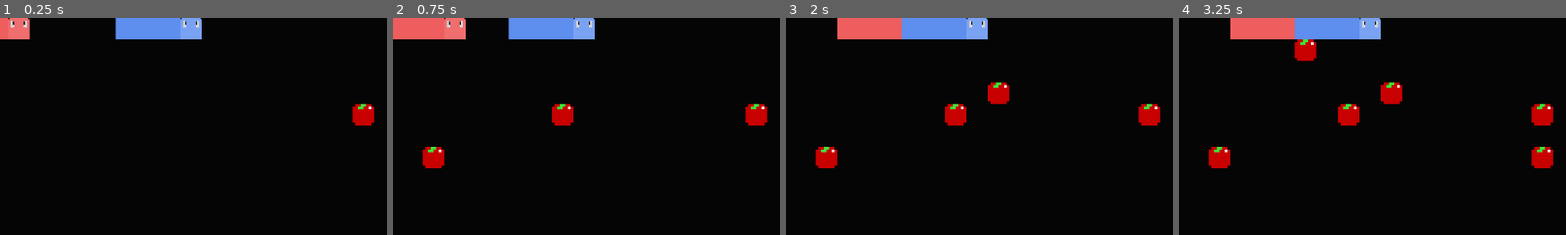
Above: before the commit, frames 1-4 (left to right).
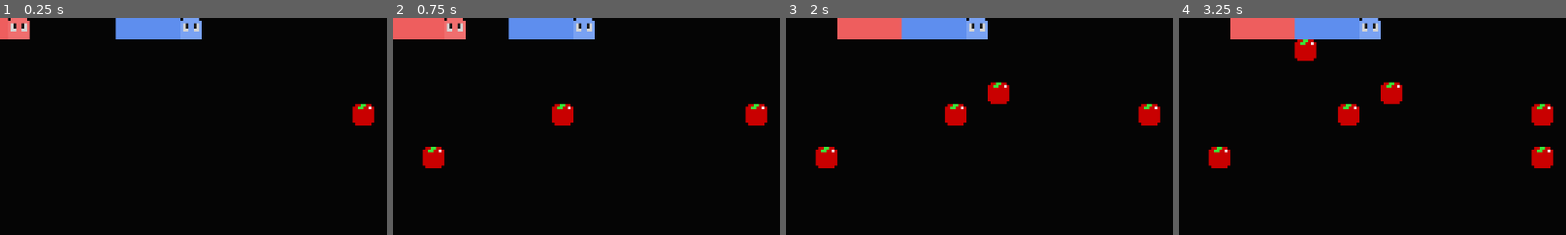
Above: after the commit, the same moments.

Repository: arrowira/MiniJam196Snake
Game: Godot game, scene res://scenes/main.tscn
The game is run twice, just before and just after one commit, with the same random seed, the same clock (stepped at 60 frames per second) and the same inputs.
Inputs:
- Up to frame 1 (0.25 s): no input
- Up to frame 2 (0.75 s): hold Right (p1right) from 0.53 s (still down); tap S (p2down) at 0.6 s
- Up to frame 3 (2 s): release Right (p1right) at 1.28 s; hold Down (p1down) from 1.28 s (still down); tap A (p2left) at 1.35 s
- Up to frame 4 (3.25 s): tap Enter at 2 s; release Down (p1down) at 2.03 s; hold Right (p1right) 2.03-2.78 s; tap D (p2right) at 2.1 s; hold Up (p1up) from 2.78 s (still down); tap W (p2up) at 2.85 s
The pictures show only the part of the screen within x 5-54%, y 0-50%; the shares and areas given below are measured in that part.

The runs differ from the first frame. In frame 1, 0.3% of the frame differs, in the area x 2-53%, y 0-7%; in frame 2, 0.3%, in the area x 13-53%, y 0-7%; in frame 3, 0.1%; in frame 4, 0.1%.

Commit message:
new head textures

Diff:
--- a/minijam-196-proj/scenes/snakeA.tscn
+++ b/minijam-196-proj/scenes/snakeA.tscn
@@ -14,8 +14,8 @@
 script = ExtResource("1_r11do")
 
 [node name="headTexture" type="Sprite2D" parent="head"]
-position = Vector2(15.999997, 15.999998)
-scale = Vector2(0.04999999, 0.049999993)
+position = Vector2(16, 16)
+scale = Vector2(0.20000002, 0.19999999)
 texture = ExtResource("3_tq7ts")
 
 [node name="SnakeHead" type="Area2D" parent="head"]
--- a/minijam-196-proj/scenes/snakeB.tscn
+++ b/minijam-196-proj/scenes/snakeB.tscn
@@ -16,8 +16,8 @@
 script = ExtResource("3_km0su")
 
 [node name="headTexture" type="Sprite2D" parent="head"]
-position = Vector2(16.00003, 16.00003)
-scale = Vector2(0.05000004, 0.05000004)
+position = Vector2(16, 16)
+scale = Vector2(0.19999999, 0.19999999)
 texture = ExtResource("4_km0su")
 
 [node name="SnakeHead" type="Area2D" parent="head"]
Not shown: 1 places in minijam-196-proj/scenes/snakeA.tscn that only renumber resources
Not shown: 1 places in minijam-196-proj/scenes/snakeB.tscn that only renumber resources
Binary file changed: minijam-196-proj/sprites/snakeHead-1.png.png
Not shown, changed: minijam-196-proj/sprites/snakeHead-1.png.png.import
Binary file changed: minijam-196-proj/sprites/snakeHead-2.png.png
Not shown, changed: minijam-196-proj/sprites/snakeHead-2.png.png.import
